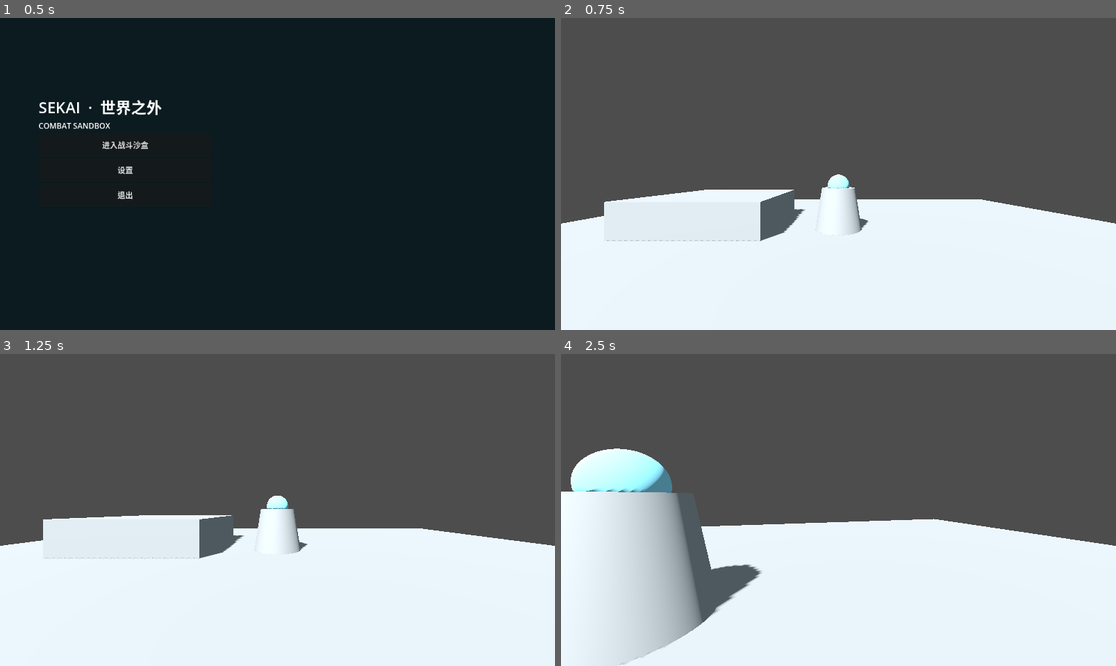
Above: before the commit, frames 1-4 (two rows, left to right).
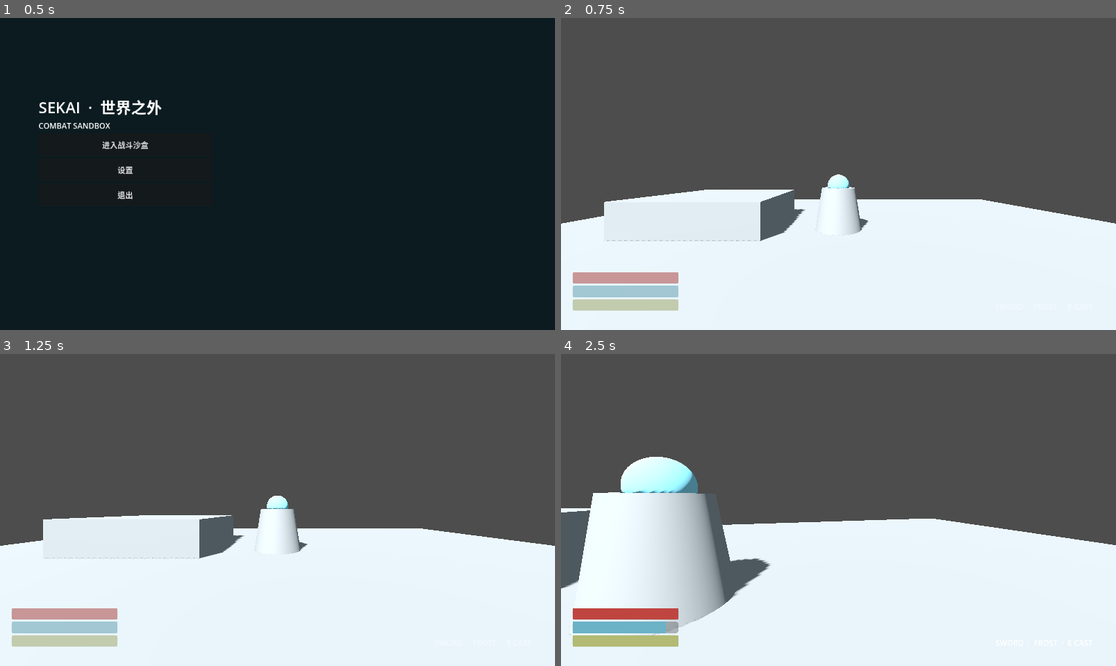
Above: after the commit, the same moments.

Repository: nanhudev/SEKAI
Game: Godot game, scene res://scenes/main/Main.tscn
Two runs of this game, one before a commit and one after it. Both use one fixed random seed, a clock stepped at 60 frames per second and the inputs below.
Inputs (mouse positions are in pixels of both pictures, inside the frame that each line leads up to):
- Up to frame 1 (0.5 s): no input
- Up to frame 2 (0.75 s): click "进入战斗沙盒" at 0.5 s
- Up to frame 3 (1.25 s): no input
- Up to frame 4 (2.5 s): tap Enter at 1.25 s; move the mouse to (866, 510) at 1.27 s; hold E (cast_selected, bound only after the commit) 1.28-2.03 s; hold W (move_forward) from 1.28 s (still down); click (866, 510) at 1.42 s; tap Space (jump) at 1.52, 2.27 s; tap Tab at 1.55, 2.1 s; move the mouse to (810, 510) at 2.02 s; click (810, 510) at 2.17 s; tap E (cast_selected, bound only after the commit) at 2.3 s

Frame 1 is identical in both runs. In frame 2, 2.1% of the frame differs, in the area x 2-22%, y 81-94%; in frame 3, 2.1%; in frame 4, 14%, in the area x 0-100%, y 30-100%.

Commit message:
feat: add combat HUD and elemental ability wheel

Diff:
--- a/godot/scenes/combat/CombatSandbox.tscn
+++ b/godot/scenes/combat/CombatSandbox.tscn
@@ -6,6 +6,7 @@
 [ext_resource type="Script" path="res://scripts/combat/time_effect_manager.gd" id="4"]
 [ext_resource type="Script" path="res://scripts/combat/combat_screen_fx.gd" id="5"]
 [ext_resource type="Script" path="res://scripts/combat/combat_sandbox.gd" id="6"]
+[ext_resource type="PackedScene" path="res://scenes/ui/CombatHUD.tscn" id="7"]
 
 [sub_resource type="BoxMesh" id="FloorMesh"]
 size = Vector3(24, 0.5, 24)
@@ -67,3 +68,5 @@
 
 [node name="TimeEffectManager" type="Node" parent="."]
 script = ExtResource("4")
+
+[node name="CombatHUD" parent="." instance=ExtResource("7")]
--- /dev/null
+++ b/godot/scenes/ui/CombatHUD.tscn
@@ -0,0 +1,6 @@
+[gd_scene load_steps=2 format=3]
+
+[ext_resource type="Script" path="res://scripts/combat/combat_hud.gd" id="1"]
+
+[node name="CombatHUD" type="CanvasLayer"]
+script = ExtResource("1")
--- a/godot/scripts/combat/combat_controller.gd
+++ b/godot/scripts/combat/combat_controller.gd
@@ -47,6 +47,7 @@
 	_bind_key("frost_cast", KEY_R)
 	_bind_key("wind_cast", KEY_C)
 	_bind_key("iaido", KEY_I)
+	_bind_key("cast_selected", KEY_E)
 	hurtbox.hit_received.connect(_on_player_hit)
 	_bind_mouse("light_attack", MOUSE_BUTTON_LEFT)
 	_bind_mouse("block", MOUSE_BUTTON_RIGHT)
@@ -86,6 +87,8 @@
 		request(&"dodge")
 	elif event.is_action_pressed("iaido"):
 		request(&"iaido")
+	elif event.is_action_pressed("cast_selected"):
+		request(&"cast")
 	elif event.is_action_pressed("block"):
 		request(&"block")
 	elif event.is_action_released("block") and state == State.BLOCK:
--- /dev/null
+++ b/godot/scripts/combat/combat_hud.gd
@@ -0,0 +1,111 @@
+extends CanvasLayer
+class_name CombatHUD
+
+@onready var player: CharacterBody3D = get_parent().get_node("Player")
+@onready var combat: CombatController = player.get_node("CombatController")
+@onready var time_effects: TimeEffectManager = get_parent().get_node("TimeEffectManager")
+
+var health_bar: ProgressBar
+var mana_bar: ProgressBar
+var stamina_bar: ProgressBar
+var status_label: Label
+var wheel: Control
+var wheel_open := false
+var pending_spell: StringName = &"frost"
+
+
+func _ready() -> void:
+	layer = 2
+	var bars := VBoxContainer.new()
+	bars.set_anchors_and_offsets_preset(Control.PRESET_BOTTOM_LEFT)
+	bars.position = Vector2(24, -120)
+	bars.custom_minimum_size = Vector2(220, 100)
+	add_child(bars)
+	health_bar = _make_bar(bars, "HP", Color(0.75, 0.27, 0.25))
+	mana_bar = _make_bar(bars, "MANA", Color(0.42, 0.7, 0.78))
+	stamina_bar = _make_bar(bars, "STAMINA", Color(0.7, 0.73, 0.45))
+	status_label = Label.new()
+	status_label.set_anchors_and_offsets_preset(Control.PRESET_BOTTOM_RIGHT)
+	status_label.position = Vector2(-250, -60)
+	status_label.custom_minimum_size = Vector2(230, 42)
+	add_child(status_label)
+	wheel = Control.new()
+	wheel.set_anchors_and_offsets_preset(Control.PRESET_CENTER)
+	wheel.position = Vector2(-140, -140)
+	wheel.custom_minimum_size = Vector2(280, 280)
+	wheel.visible = false
+	add_child(wheel)
+	var background := ColorRect.new()
+	background.color = Color(0.04, 0.1, 0.12, 0.86)
+	background.size = Vector2(280, 280)
+	wheel.add_child(background)
+	_add_spell_button("FIRE", &"fire", Vector2(90, 26))
+	_add_spell_button("FROST", &"frost", Vector2(20, 178))
+	_add_spell_button("WIND", &"wind", Vector2(160, 178))
+
+
+func _make_bar(parent: VBoxContainer, caption: String, color: Color) -> ProgressBar:
+	var bar := ProgressBar.new()
+	bar.custom_minimum_size = Vector2(220, 24)
+	bar.max_value = 100.0
+	bar.value = 100.0
+	bar.show_percentage = false
+	bar.tooltip_text = caption
+	var fill := StyleBoxFlat.new()
+	fill.bg_color = color
+	bar.add_theme_stylebox_override("fill", fill)
+	parent.add_child(bar)
+	return bar
+
+
+func _add_spell_button(caption: String, spell: StringName, position_on_wheel: Vector2) -> void:
+	var button := Button.new()
+	button.text = caption
+	button.position = position_on_wheel
+	button.custom_minimum_size = Vector2(100, 52)
+	button.mouse_entered.connect(func() -> void: pending_spell = spell)
+	button.pressed.connect(func() -> void: pending_spell = spell)
+	wheel.add_child(button)
+
+
+func _input(event: InputEvent) -> void:
+	if event is InputEventKey and event.keycode == KEY_TAB and not event.echo:
+		if event.pressed and not wheel_open and combat.state != CombatController.State.IAIDO:
+			open_wheel()
+		elif not event.pressed and wheel_open:
+			close_wheel()
+		get_viewport().set_input_as_handled()
+
+
+func open_wheel() -> void:
+	wheel_open = true
+	pending_spell = combat.selected_spell
+	wheel.visible = true
+	Input.mouse_mode = Input.MOUSE_MODE_VISIBLE
+	time_effects.request_slow_motion(0.3, 3600.0)
+
+
+func close_wheel() -> void:
+	wheel_open = false
+	wheel.visible = false
+	combat.selected_spell = pending_spell
+	time_effects.reset()
+	Input.mouse_mode = Input.MOUSE_MODE_CAPTURED
+
+
+func _process(_delta: float) -> void:
+	health_bar.value = player.get("health")
+	mana_bar.value = player.get("mana")
+	stamina_bar.value = player.get("stamina")
+	status_label.text = "SWORD  ·  %s  ·  E CAST" % String(combat.selected_spell).to_upper()
+	var quiet := health_bar.value >= 100.0 and mana_bar.value >= 100.0 and stamina_bar.value >= 100.0 and combat.state == CombatController.State.IDLE
+	var opacity := 0.45 if quiet else 1.0
+	health_bar.modulate.a = opacity
+	mana_bar.modulate.a = opacity
+	stamina_bar.modulate.a = opacity
+	status_label.modulate.a = opacity
+
+
+func _exit_tree() -> void:
+	if wheel_open:
+		time_effects.reset()
--- /dev/null
+++ b/godot/tests/ability_wheel_integration.gd
@@ -0,0 +1,38 @@
+extends SceneTree
+
+
+func _initialize() -> void:
+	call_deferred("_run")
+
+
+func _run() -> void:
+	var scene: PackedScene = load("res://scenes/combat/CombatSandbox.tscn")
+	var world: Node3D = scene.instantiate()
+	root.add_child(world)
+	var player: CharacterBody3D = world.get_node("Player")
+	var combat: CombatController = player.get_node("CombatController")
+	var hud: CombatHUD = world.get_node("CombatHUD")
+	await process_frame
+	hud.open_wheel()
+	if not hud.wheel_open or Engine.time_scale >= 1.0:
+		_fail("Ability wheel did not open and slow time")
+		return
+	hud.pending_spell = &"wind"
+	hud.close_wheel()
+	if combat.selected_spell != &"wind" or Engine.time_scale != 1.0:
+		_fail("Ability wheel did not confirm Wind and restore time")
+		return
+	var mana_before: float = player.get("mana")
+	if not combat.request(&"cast") or combat.casting_spell != &"wind":
+		_fail("Selected Wind was not used for cast")
+		return
+	if player.get("mana") != mana_before - combat.wind_ability.mana_cost:
+		_fail("Wind cast did not charge the selected ability mana cost")
+		return
+	print("PASS: ability wheel selects Wind, restores time and changes cast")
+	quit(0)
+
+
+func _fail(reason: String) -> void:
+	push_error(reason)
+	quit(1)
Not shown: 1 places in godot/scenes/combat/CombatSandbox.tscn that only renumber resources
Not shown, added: godot/scripts/combat/combat_hud.gd.uid
Not shown, added: godot/tests/ability_wheel_integration.gd.uid
Not shown, changed: docs/STATUS.md
